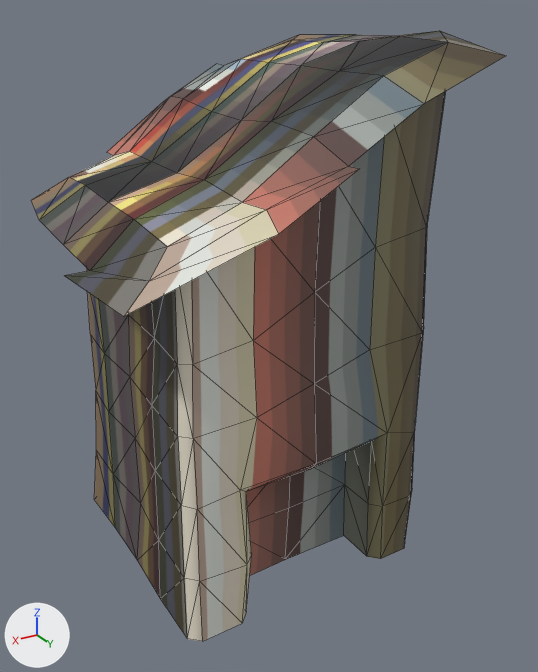
The glTF model dans_modeling_agency/assets/MSH_Building_Hole_002.glb as it was, and as the next commit left it.
Before and after are seen from a 50 mm camera at (6.59, 11.86, 10.23) aimed at (-0.19, 0.56, 4.58). The axes (+X, +Y, +Z) are drawn at lower left. The lights are the same throughout. Mesh edges are drawn as thin lines. Vertices at the same position are counted once.

Objects in the first picture: 'Base.003'.
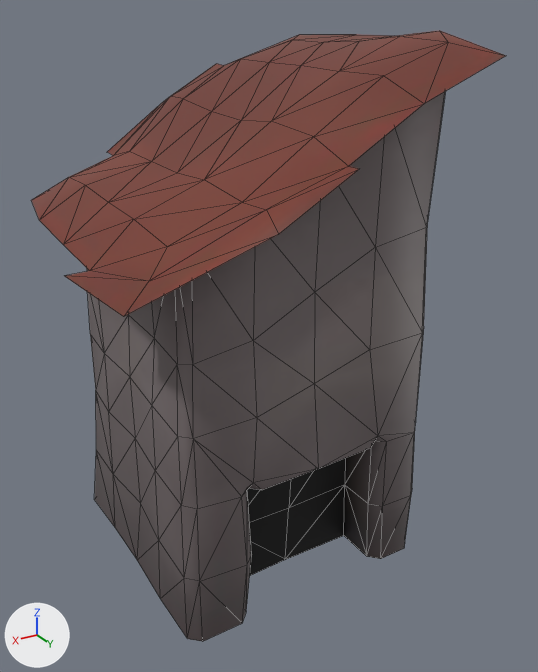
Changed parts and their boxes (x1, y1, x2, y2) in the pictures (538 x 672 px; the box of a moved part takes in the faces that stretch with it):
'Base.003', surface changed, reshaped
    both: (31, 31, 506, 642)
part 1 of me_grid_020, moved or reshaped
    both: (181, 333, 422, 582)
part 2 of me_grid_020, surface changed
    both: (31, 31, 505, 642)

Edits to the bpy script that builds the scene:
```text
Add img_tx_buildings:
    img_tx_buildings = load_image('TX_Buildings', '_unpacked/TX_Buildings', 1024, 1024, 'sRGB')
Change mat_material:
    mat_material.texture: img_tx_palette -> img_tx_buildings
Change me_grid_020:
    used by ob_base_003; location = (0.0, 0.0, 0.0)
    remove me_grid_020.from_pydata(...)  # 182 vertices, 298 faces; spans x -3.12..3.78, y -3.62..3.7, z 0.0..10.0
    add me_grid_020.from_pydata(...)  # 185 vertices, 298 faces; spans x -3.12..3.78, y -3.62..3.7, z 0.0..10.0
    me_grid_020 part 1
    10 vertices are removed from x -2.28..2.39, y 1.53..2.64, z 2.6..3.0
    37 faces are deleted
    1 vertex moves from x 1.39, y 1.54, z 2.73 to x 1.37, y 1.56, z 2.82
    13 vertices are added at x -2.28..2.39, y 1.54..2.66, z 2.81..3.01
    37 new faces join them
    me_grid_020 part 2: 261 kept faces spanning x -3.12..3.78, y -3.62..3.7, z 0.0..10.0 get new texture (UV) coordinates
```
